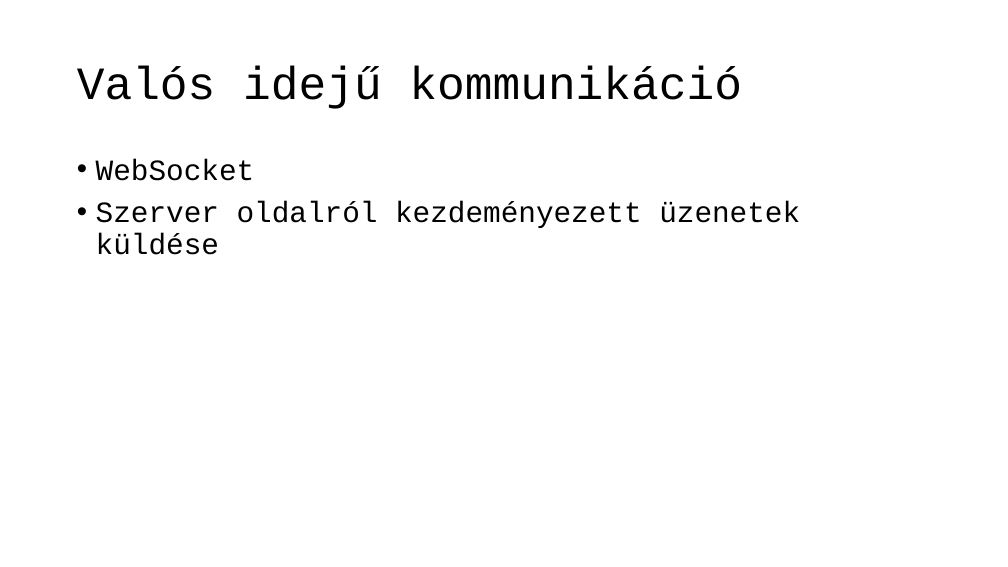
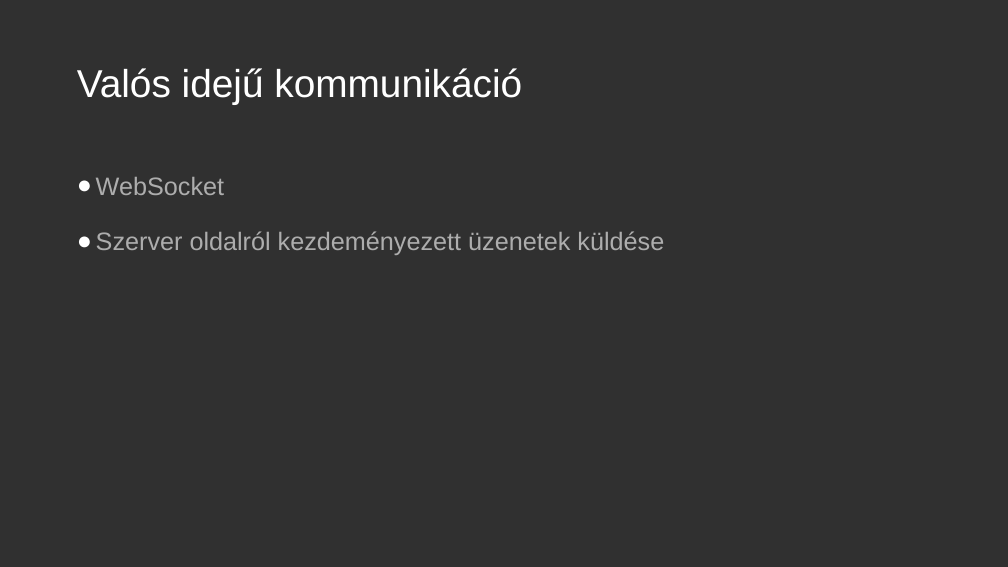
Before and after one commit to BencsikAttila/message-app, a slide deck: slide 6 of docs/Message-App.pptx. Drawn at 1008x567 pixels with LibreOffice and Linux fonts; fonts in the diff are those of the drawing. Boxes give left, top, right and bottom in pixels: in the first picture for what was removed or moved away, otherwise in the second. Text is boxed around its words. In the diff, an @@ line names an element or a change of style, - is before the commit and + after.

```diff
--- a/docs/Message-App.pptx
+++ b/docs/Message-App.pptx
@@ background #FFFFFF to #303030 @@
@@ title "Valós idejű kommunikáció" at (77,68,522,104): size 44 to 37 pt, font Courier New to Arial, text colour #000000 to #FFFFFF @@
@@ text "WebSocket" at (96,177,664,255): size 28 to 24 pt, font Courier New to Arial, text colour #000000 to #ADADAD; bullet • to ●; line spacing 0.9 to 1.5; less space between paragraphs; more space between paragraphs @@
```
Also in this commit, not shown: 8 other slides changed, 3 slides added, 3 slides removed.
